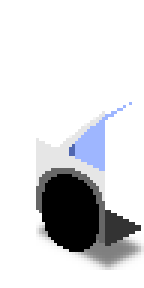
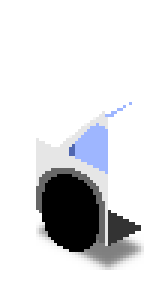
Before/after of a 144×288 layered artwork. What changed in the layer stack:
painted on "Beam copy" over [99, 117, 108, 129]
painted on "Glass" over [105, 120, 108, 174]
painted on "Side copy" over [105, 174, 108, 246]
